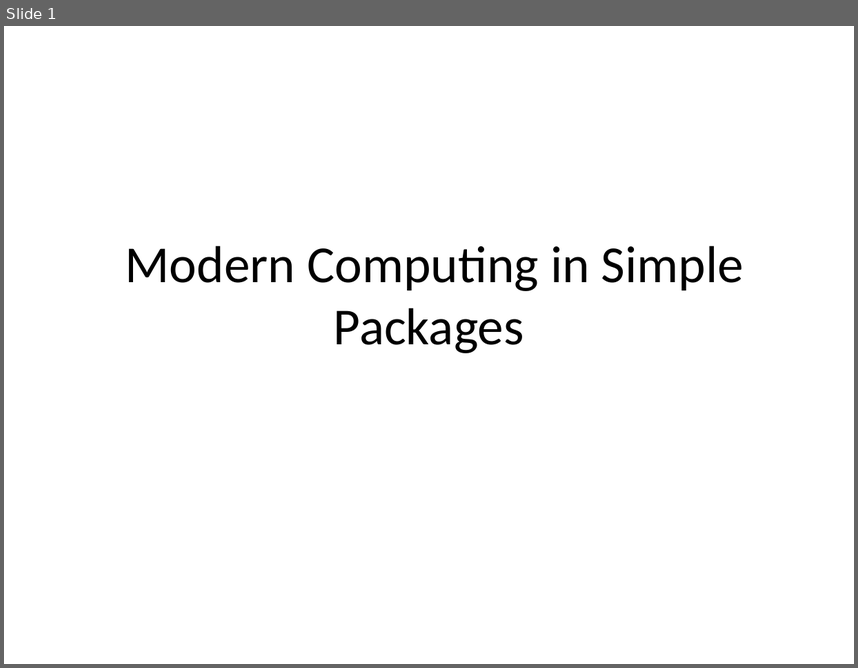
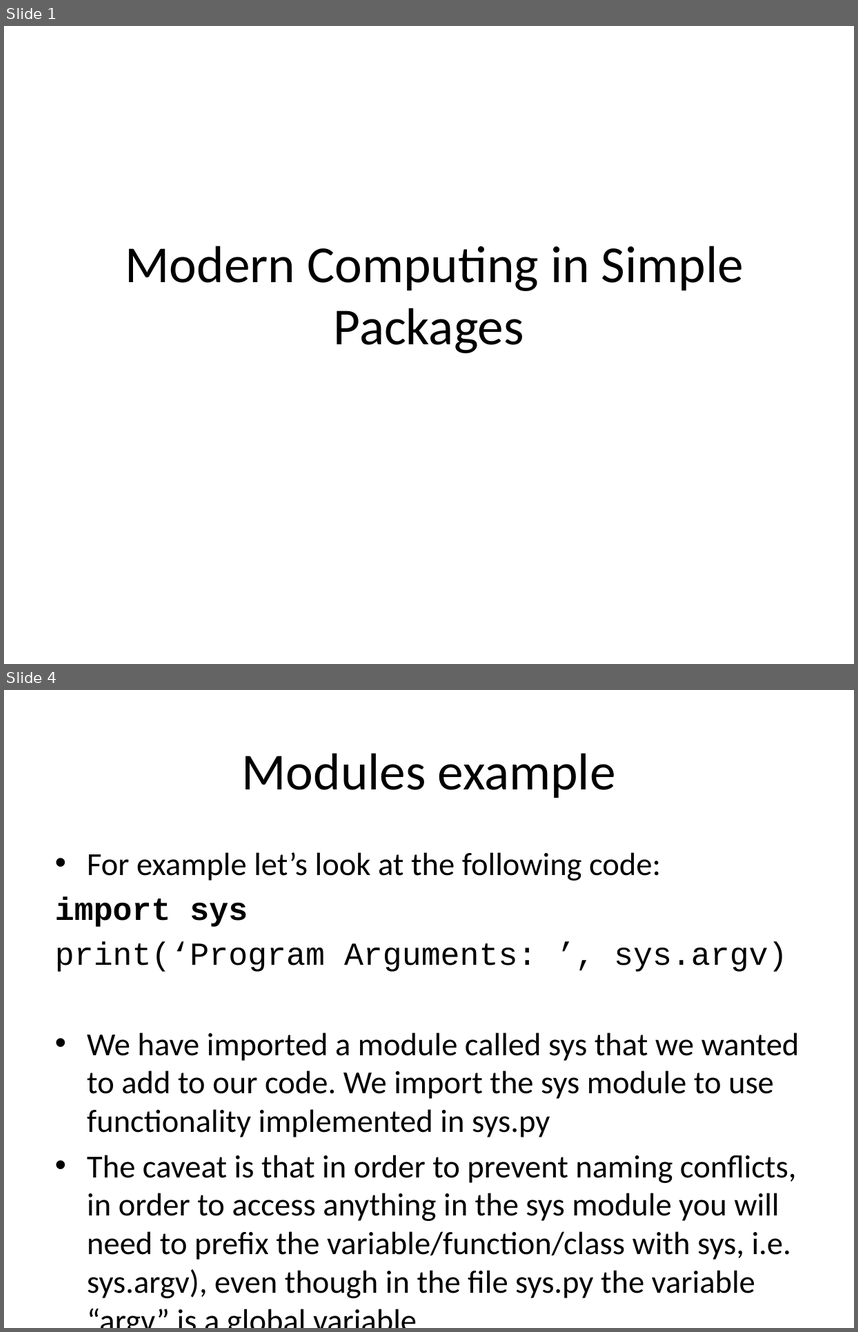
Before and after one commit to zengm71/Course-Overview, a slide deck: week_4/5 - Modern Computing in Simple Packages.pptx. Shown one above the other, each under a label of ours: slide 1 before the commit, slides 1 and 4 after it; the slides between them are not shown. The pictures are 858x668 and 858x1332 pixels, drawn with LibreOffice and Linux fonts; fonts in the diff are those of the drawing. Boxes give left, top, right and bottom in pixels: in the first picture for what was removed or moved away, otherwise in the second. Text is boxed around its words. In the diff, an @@ line names an element or a change of style, - is before the commit and + after.

```diff
--- a/week_4/5 - Modern Computing in Simple Packages.pptx
+++ b/week_4/5 - Modern Computing in Simple Packages.pptx
@@ slide 4 added at box(4, 690, 854, 1328), background #FFFFFF @@
@@ title added at box(242, 753, 616, 798), 44 pt, text #000000 @@
+Modules example
@@ text added at box(55, 852, 800, 1298), 27.2 pt, text #000000 @@
+• For example let’s look at the following code:
+import sys
+print(‘Program Arguments: ’, sys.argv)
+• We have imported a module called sys that we wanted to add to our code. We import the sys module to use functionality implemented in sys.py
+• The caveat is that in order to prevent naming conflicts, in order to access anything in the sys module you will need to prefix the variable/function/class with sys, i.e. sys.argv), even though in the file sys.py the variable “argv” is a global variable
```
Also in this commit, not shown: 3 slides changed, 1 other slide added.
